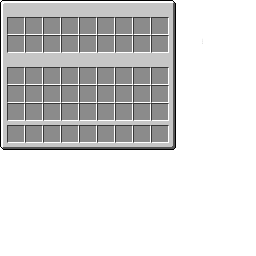
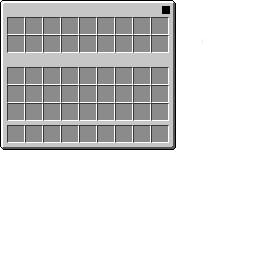
Layers edited between the first and the second 256 x 256 image:
added layer "Layer 2" above "Layer 1" over [162,6,170,14]
